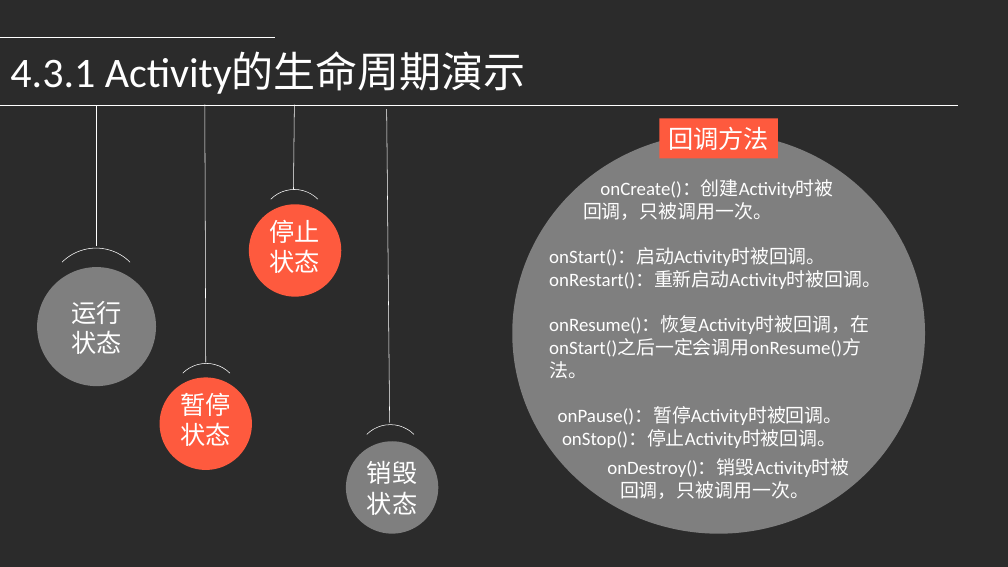
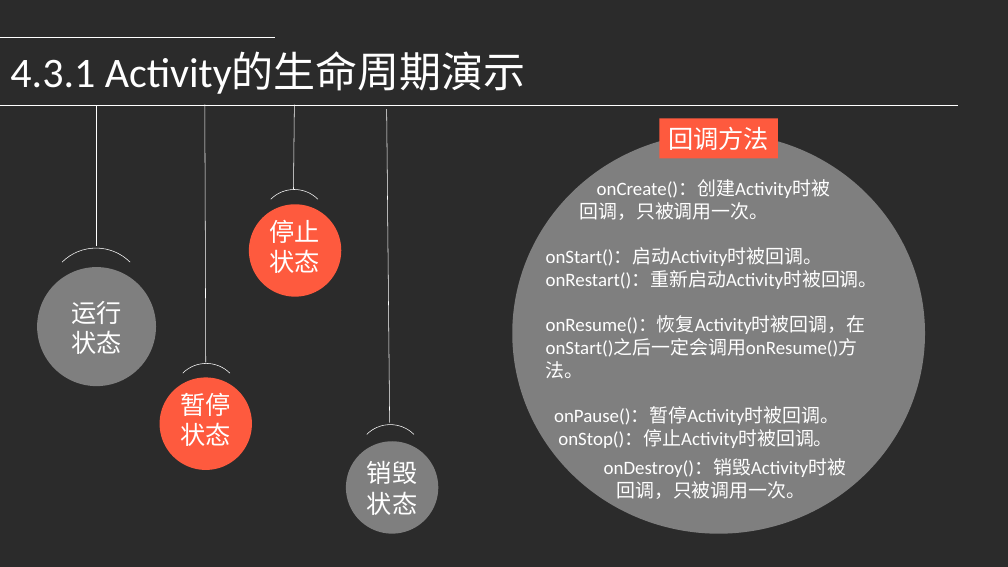
Before and after one commit to djuanbei/18Android1, a slide deck: slide 13 of ppt/ch4.pptx. Drawn at 1008x567 pixels with LibreOffice and Linux fonts; fonts in the diff are those of the drawing; background and template pictures are left out; a plain dark background stands for a picture behind light text. Boxes give left, top, right and bottom in pixels: in the first picture for what was removed or moved away, otherwise in the second. Text is boxed around its words. In the diff, an @@ line names an element or a change of style, - is before the commit and + after.

```diff
--- a/ppt/ch4.pptx
+++ b/ppt/ch4.pptx
@@ text "onCreate()：创建Activity时被" at bbox=[546, 180, 878, 448]: font Calibri to Noto Sans CJK SC in "onCreate()：创建Activity时被", "回调，只被调用一次。", "onStart()：启动Activity时被回调。", "onRestart()：重新启动Activity时被回调。" and 3 more places @@
@@ text "onDestroy()：销毁Activity时被" at bbox=[604, 458, 846, 499]: font Calibri to Noto Sans CJK SC in "onDestroy()：销毁Activity时被", "回调，只被调用一次。" @@
```
Also in this commit, not shown: 23 other slides changed, 1 slide added.
